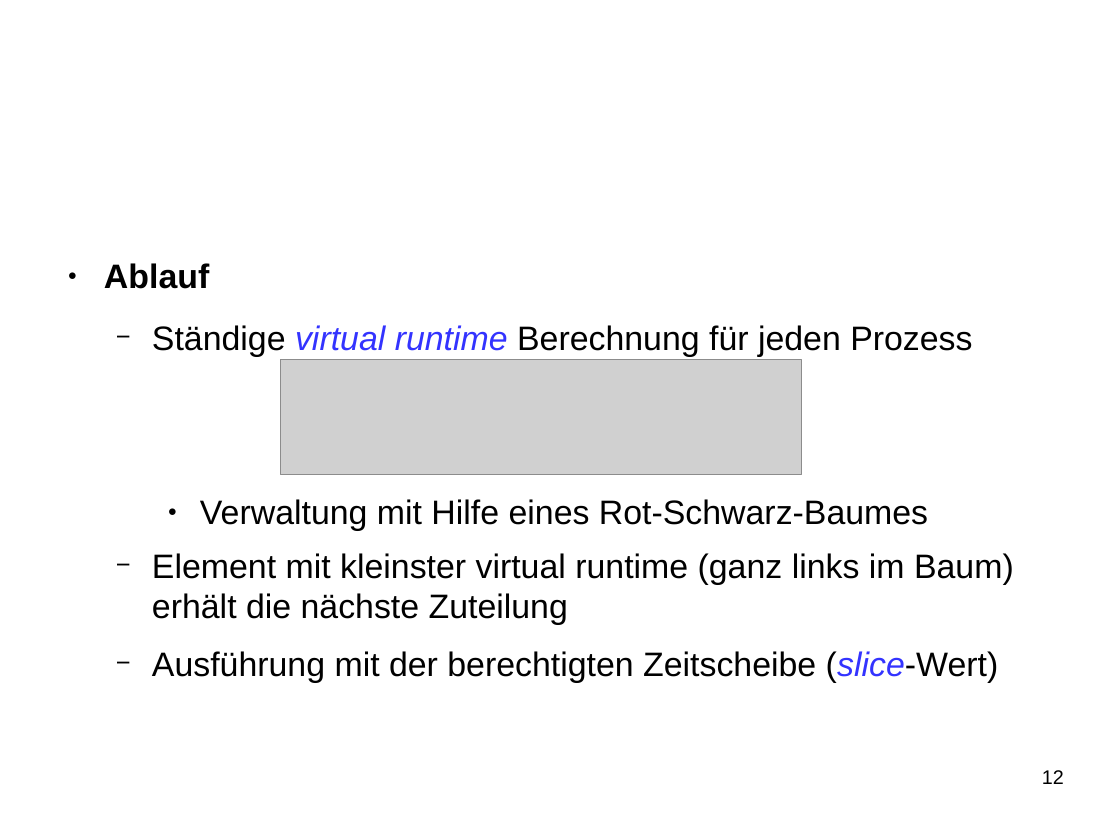
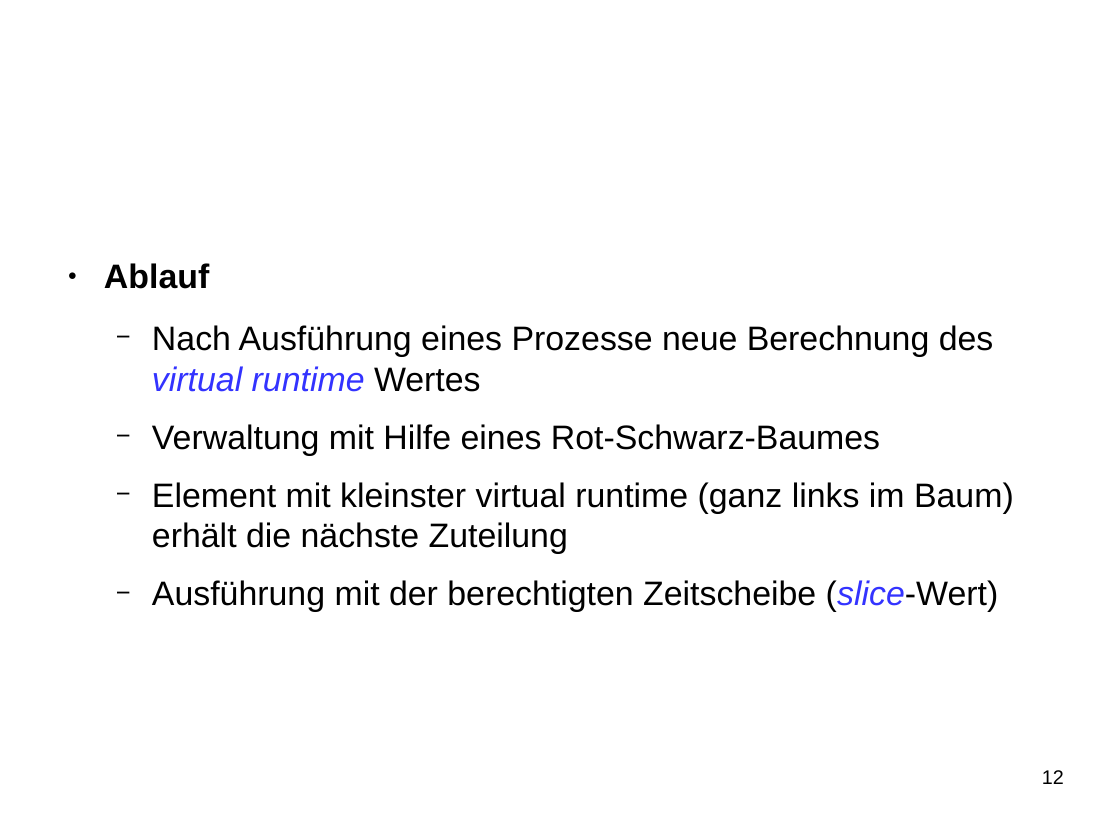
Before and after one commit to SeminararbeitCFS/main, a slide deck: slide 12 of vortrag/vortrag_CFS.odp. Drawn at 1120x840 pixels with LibreOffice and Linux fonts; fonts in the diff are those of the drawing; grey boxes stand for pictures; background and template pictures are left out. Boxes give left, top, right and bottom in pixels: in the first picture for what was removed or moved away, otherwise in the second. Text is boxed around its words. In the diff, an @@ line names an element or a change of style, - is before the commit and + after.

```diff
--- a/vortrag/vortrag_CFS.odp
+++ b/vortrag/vortrag_CFS.odp
@@ text at (152, 325, 994, 392): text changed @@
-  − Ständige virtual runtime Berechnung für jeden Prozess
+  − Nach Ausführung eines Prozesse neue Berechnung des virtual runtime Wertes
@@ picture removed at (281, 359, 801, 475) @@
@@ text at (152, 424, 880, 456): bullet ● to −; list level 3 to 2 in "Verwaltung mit Hilfe eines Rot-Schwarz-Baumes" @@
```
Also in this commit, not shown: 5 other slides changed, 1 slide added, 1 slide removed.
